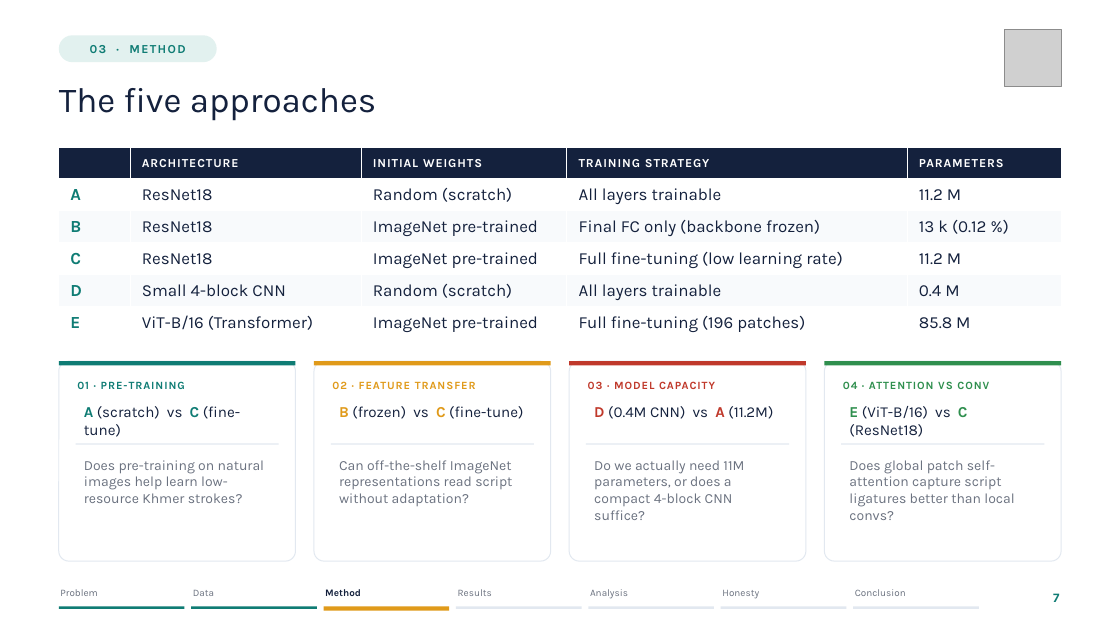
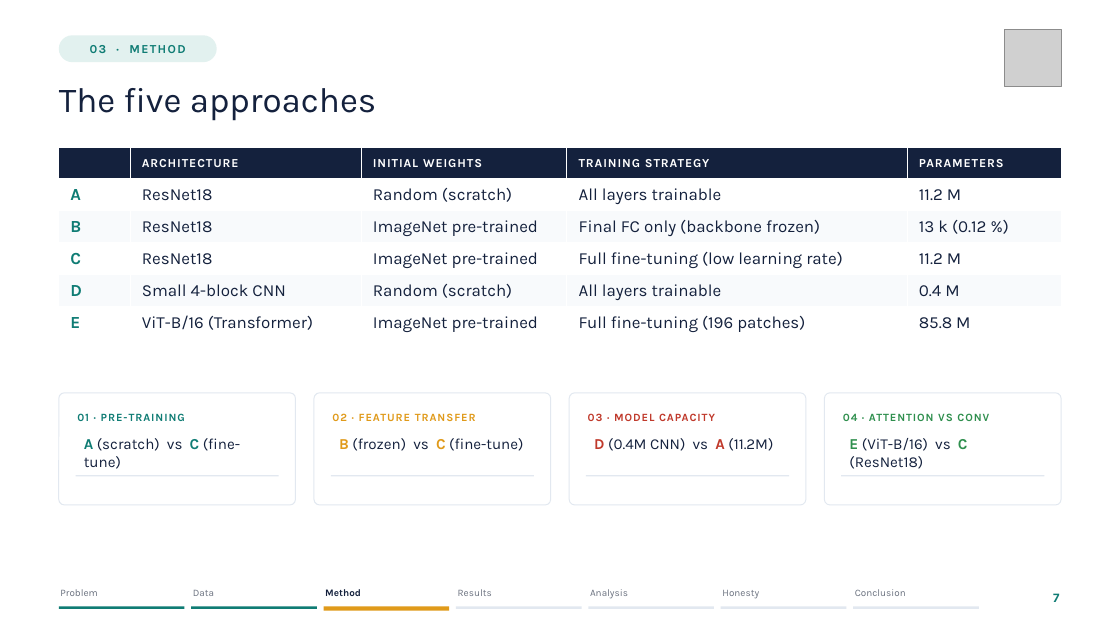
Before and after one commit to SoSereysokbotra/cambodia-alrp, a slide deck: slide 7 of slides/So_Sereysokbotra_Cambodia_ALPR.pptx. Drawn at 1120x630 pixels with LibreOffice and Linux fonts; fonts in the diff are those of the drawing; grey boxes stand for pictures. Boxes give left, top, right and bottom in pixels: in the first picture for what was removed or moved away, otherwise in the second. Text is boxed around its words. In the diff, an @@ line names an element or a change of style, - is before the commit and + after.

```diff
--- a/slides/So_Sereysokbotra_Cambodia_ALPR.pptx
+++ b/slides/So_Sereysokbotra_Cambodia_ALPR.pptx
@@ rectangle removed at (x1=59, y1=361, x2=296, y2=365) @@
@@ rectangle removed at (x1=314, y1=361, x2=551, y2=365) @@
@@ rectangle removed at (x1=570, y1=361, x2=807, y2=365) @@
@@ rectangle removed at (x1=824, y1=361, x2=1061, y2=365) @@
@@ rounded rectangle resized from (x1=59, y1=361, x2=296, y2=561) to (x1=59, y1=393, x2=296, y2=506) @@
@@ rounded rectangle resized from (x1=314, y1=361, x2=551, y2=561) to (x1=314, y1=393, x2=551, y2=506) @@
@@ rounded rectangle resized from (x1=570, y1=361, x2=807, y2=561) to (x1=570, y1=393, x2=807, y2=506) @@
@@ rounded rectangle resized from (x1=824, y1=361, x2=1061, y2=561) to (x1=824, y1=393, x2=1061, y2=506) @@
@@ text removed at (x1=84, y1=460, x2=265, y2=503) @@
-Does pre-training on natural images help learn low-resource Khmer strokes?
@@ text removed at (x1=339, y1=460, x2=512, y2=506) @@
-Can off-the-shelf ImageNet representations read script without adaptation?
@@ text removed at (x1=594, y1=460, x2=744, y2=520) @@
-Do we actually need 11M parameters, or does a compact 4-block CNN suffice?
@@ 8 texts, 4 rectangles moved together from (x1=76, y1=381, x2=1044, y2=444) to (x1=76, y1=413, x2=1044, y2=476) @@
@@ text removed at (x1=849, y1=460, x2=1014, y2=520) @@
-Does global patch self-attention capture script ligatures better than local convs?
```
Also in this commit, not shown: 1 other slide changed, 2 other files.
